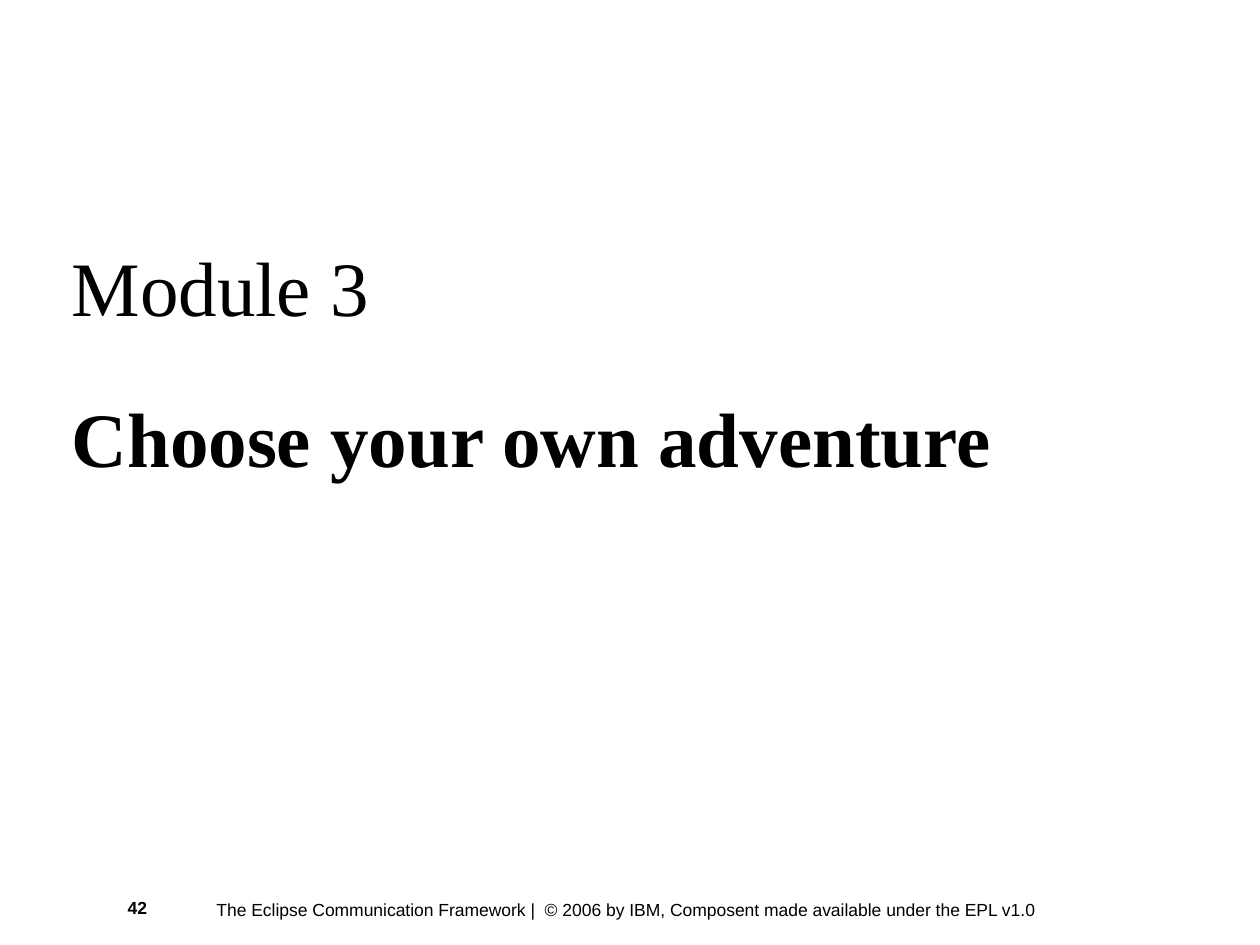
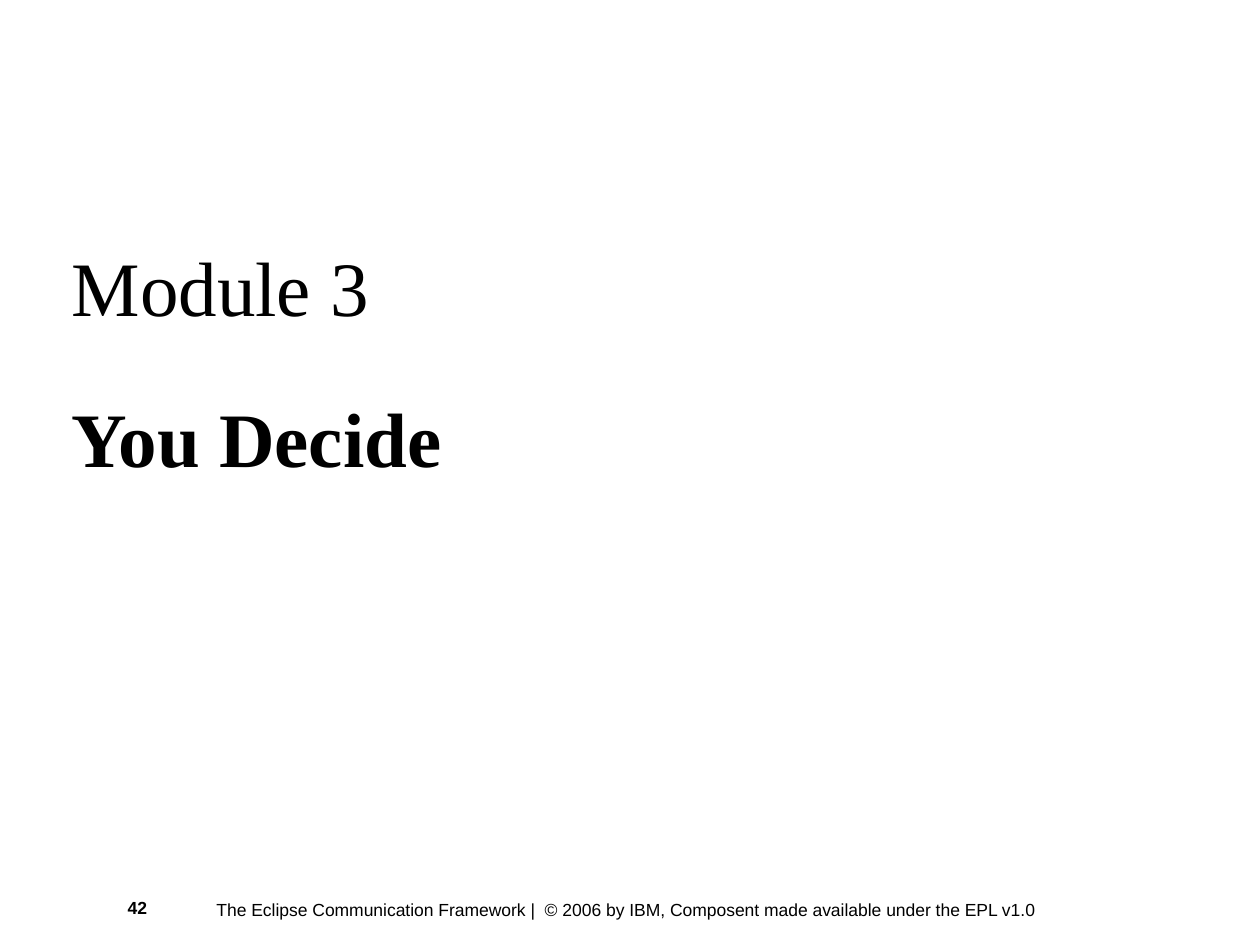
Before and after one commit to eclipse/ecf, a slide deck: slide 42 of doc/tutorials/EclipseCON 2006/EclipseCon.2006.ECF.Tutorial.42.odp. Drawn at 1260x945 pixels with LibreOffice and Linux fonts; fonts in the diff are those of the drawing; background and template pictures are left out. Boxes give left, top, right and bottom in pixels: in the first picture for what was removed or moved away, otherwise in the second. Text is boxed around its words. In the diff, an @@ line names an element or a change of style, - is before the commit and + after.

```diff
--- a/doc/tutorials/EclipseCON 2006/EclipseCon.2006.ECF.Tutorial.42.odp
+++ b/doc/tutorials/EclipseCON 2006/EclipseCon.2006.ECF.Tutorial.42.odp
@@ title at box(72, 262, 441, 468): text changed @@
-Module 3
-Choose your own adventure
+Module 3
+You Decide
```
Also in this commit, not shown: 5 other slides changed, 5 other files.
